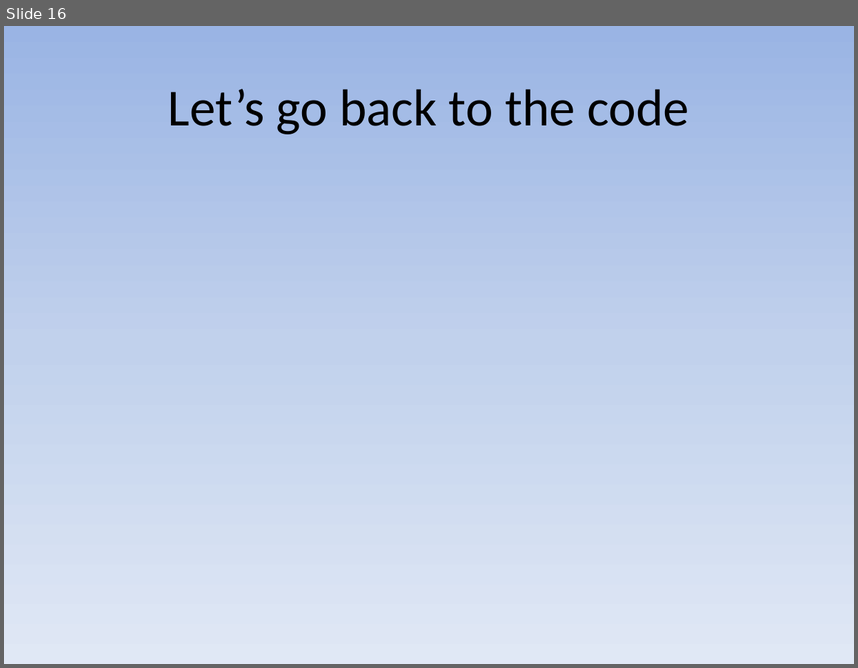
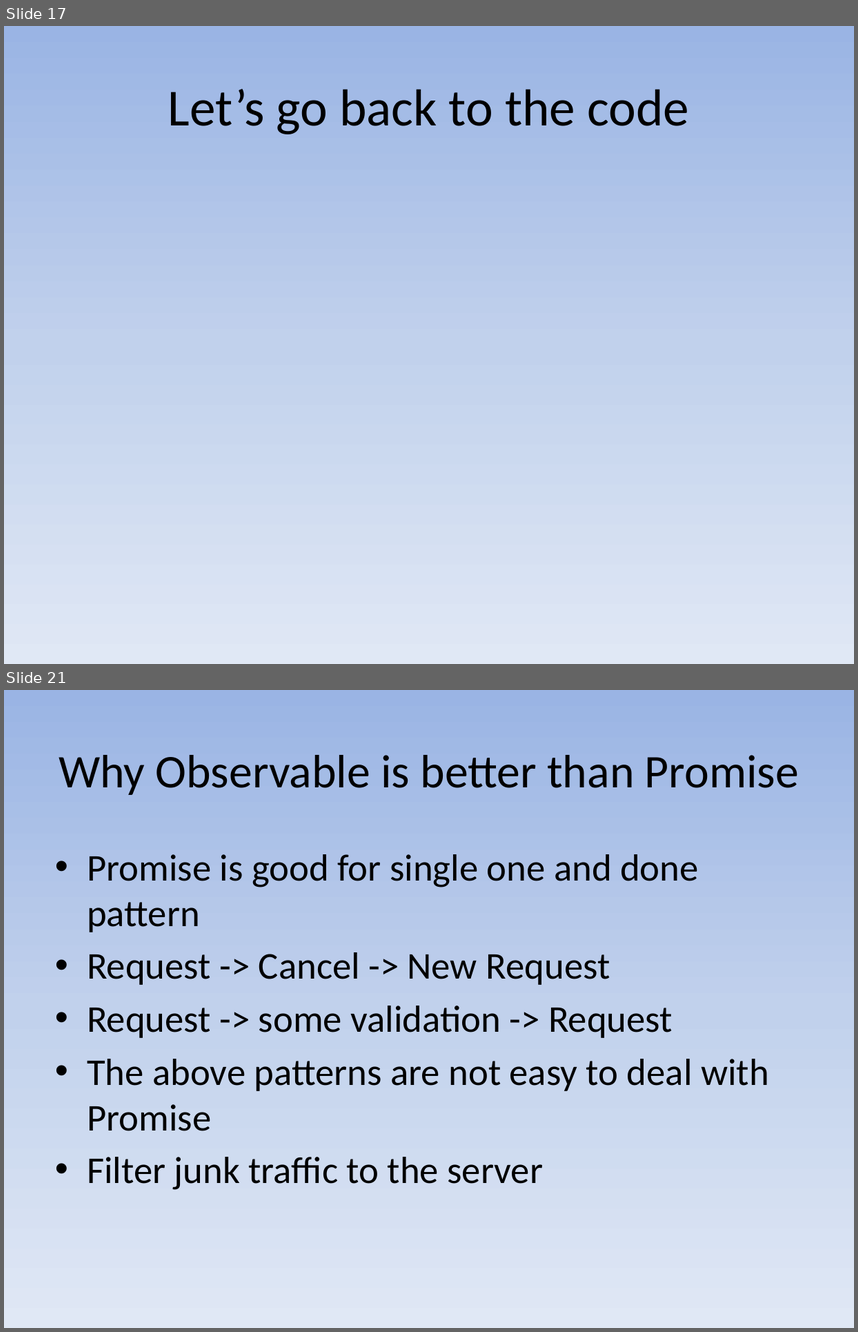
Before and after one commit to mayuanyang/HelloAngular2, a slide deck: angular2.pptx. Shown one above the other, each under a label of ours: slide 16 before the commit, slides 17 and 21 after it; the slides between them are not shown. The pictures are 858x668 and 858x1332 pixels, drawn with LibreOffice and Linux fonts; fonts in the diff are those of the drawing. Boxes give left, top, right and bottom in pixels: in the first picture for what was removed or moved away, otherwise in the second. Text is boxed around its words. In the diff, an @@ line names an element or a change of style, - is before the commit and + after.

Commit message:
Implement simple observable component

```diff
--- a/angular2.pptx
+++ b/angular2.pptx
@@ slide 21 added at <box>4,690,854,1328</box>, background gradient #9AB5E4 to #C2D1ED to #E1E8F5 @@
@@ title added at <box>59,755,799,795</box>, 39.6 pt, text #000000 @@
+Why Observable is better than Promise
@@ text added at <box>87,854,769,1190</box>, 32 pt, text #000000 @@
+• Promise is good for single one and done pattern
+• Request -> Cancel -> New Request
+• Request -> some validation -> Request
+• The above patterns are not easy to deal with Promise
+• Filter junk traffic to the server
@@ what was slide 16 is now slide 17 @@
```
Also in this commit, not shown: 2 slides changed, 5 other slides added, 12 other files.
